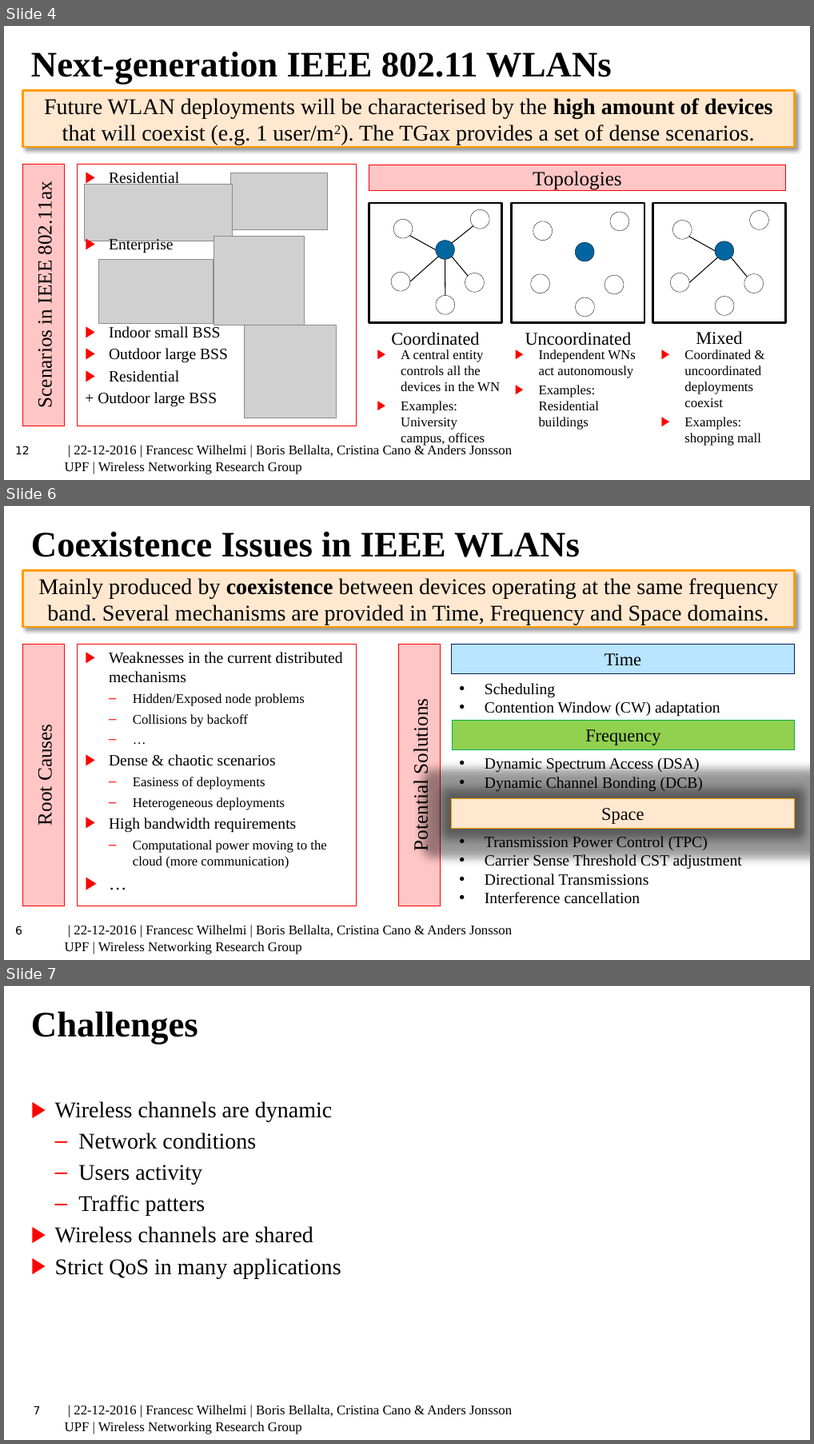
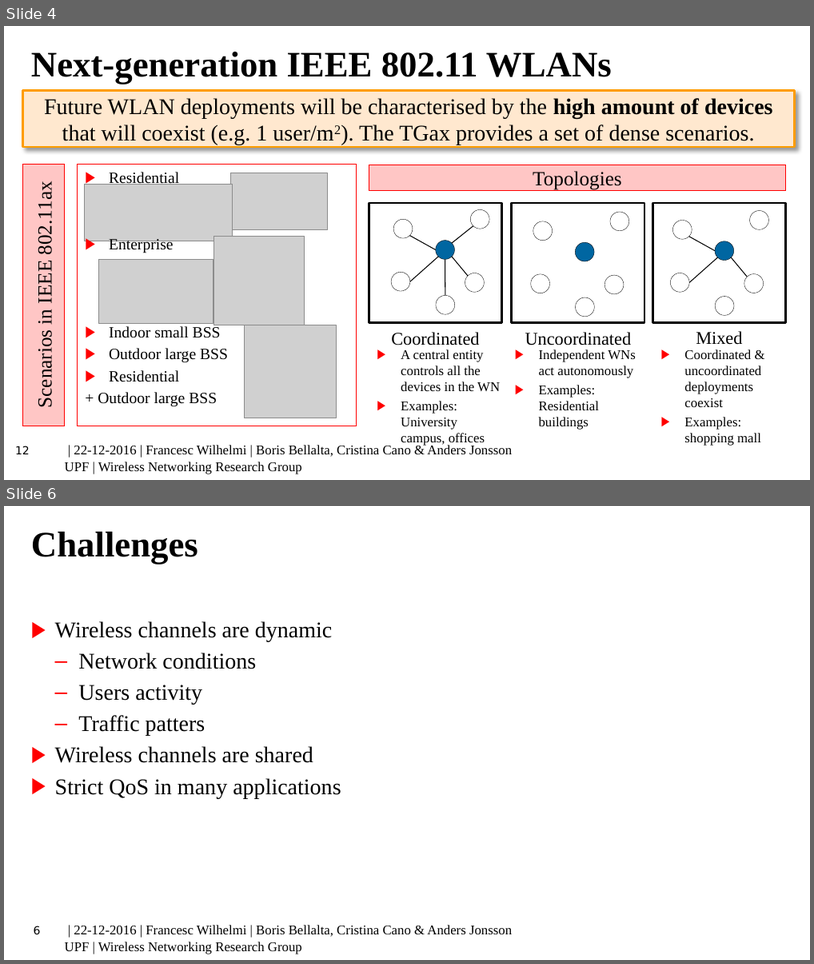
Before and after one commit to BelmY/thesis_proposal, a slide deck: Presentation/thesis_proposal.pptx. Shown one above the other, each under a label of ours: slides 4, 6 and 7 before the commit, slides 4 and 6 after it; the slides between them are not shown. The pictures are 814x1444 and 814x964 pixels, drawn with LibreOffice and Linux fonts; fonts in the diff are those of the drawing; grey boxes stand for pictures; background and template pictures are left out. Boxes give left, top, right and bottom in pixels: in the first picture for what was removed or moved away, otherwise in the second. Text is boxed around its words. In the diff, an @@ line names an element or a change of style, - is before the commit and + after.

```diff
--- a/Presentation/thesis_proposal.pptx
+++ b/Presentation/thesis_proposal.pptx
@@ slide 6 removed at box(4, 506, 810, 960), background #FFFFFF; not listed: 1 template element that a slide beside it also shows @@
@@ title removed at box(31, 532, 580, 557) @@
-Coexistence Issues in IEEE WLANs
@@ rectangle removed at box(23, 571, 795, 627) @@
-Mainly produced by coexistence between devices operating at the same frequency band. Several mechanisms are provided in Time, Frequency and Space domains.
@@ rectangle removed at box(23, 644, 65, 905) @@
-Root Causes
@@ text removed at box(78, 644, 356, 905) @@
-▶ Weaknesses in the current distributed mechanisms
-  – Hidden/Exposed node problems
-  – Collisions by backoff
-  – …
-▶ Dense & chaotic scenarios
-  – Easiness of deployments
-  – Heterogeneous deployments
-▶ High bandwidth requirements
-  – Computational power moving to the cloud (more communication)
-▶ …
@@ rectangle removed at box(399, 644, 441, 905) @@
-Potential Solutions
@@ rectangle removed at box(451, 644, 794, 674) @@
-Time
@@ text removed at box(485, 683, 721, 716) @@
-• Scheduling
-• Contention Window (CW) adaptation
@@ rectangle removed at box(452, 720, 795, 750) @@
-Frequency
@@ text removed at box(485, 756, 703, 791) @@
-• Dynamic Spectrum Access (DSA)
-• Dynamic Channel Bonding (DCB)
@@ rectangle removed at box(451, 798, 794, 828) @@
-Space
@@ text removed at box(485, 836, 742, 904) @@
-• Transmission Power Control (TPC)
-• Carrier Sense Threshold CST adjustment
-• Directional Transmissions
-• Interference cancellation
@@ page number removed at box(15, 925, 22, 935) @@
-6
@@ what was slide 7 is now slide 6 @@
@@ page number at box(34, 925, 41, 934): text changed @@
-7
+6
```
Also in this commit, not shown: 5 slides changed, 3 slides added, 1 other slide removed, 12 other files.
